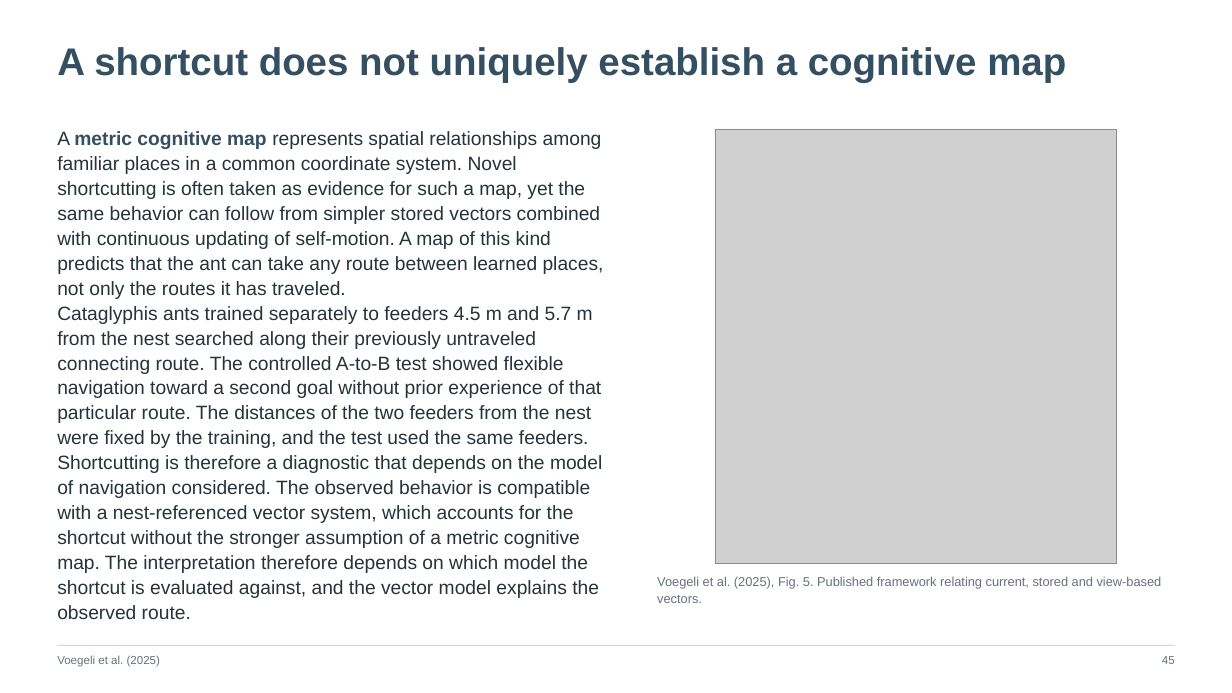
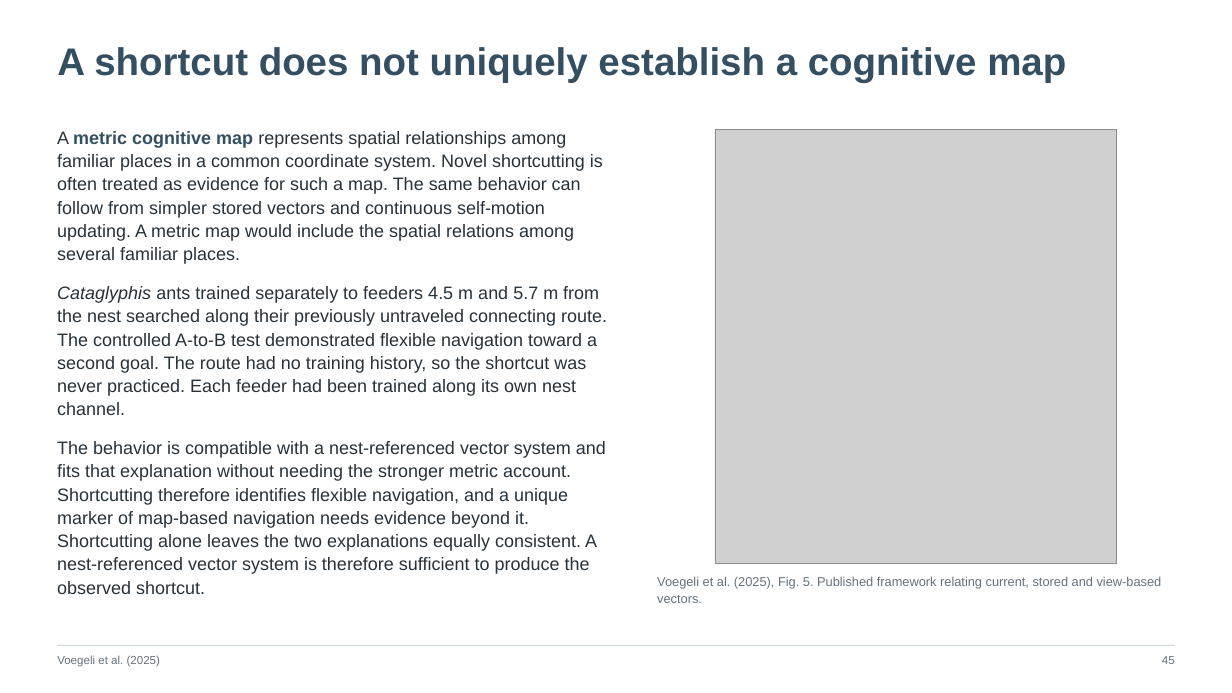
Before and after one commit to jordanxxlopez/NEUROETHOLOGY, a slide deck: slide 59 of scaffolded/Neuroethology_Lecture28_FA2026_SCAFFOLDED.pptx. Drawn at 1232x693 pixels with LibreOffice and Linux fonts; fonts in the diff are those of the drawing; grey boxes stand for pictures. Boxes give left, top, right and bottom in pixels: in the first picture for what was removed or moved away, otherwise in the second. Text is boxed around its words. In the diff, an @@ line names an element or a change of style, - is before the commit and + after.

```diff
--- a/scaffolded/Neuroethology_Lecture28_FA2026_SCAFFOLDED.pptx
+++ b/scaffolded/Neuroethology_Lecture28_FA2026_SCAFFOLDED.pptx
@@ text at (57, 131, 607, 594): text changed; size 15 to 14 pt @@
-A metric cognitive map represents spatial relationships among familiar places in a common coordinate system. Novel shortcutting is often taken as evidence for such a map, yet the same behavior can follow from simpler stored vectors combined with continuous updating of self-motion. A map of this kind predicts that the ant can take any route between learned places, not only the routes it has traveled.
-Cataglyphis ants trained separately to feeders 4.5 m and 5.7 m from the nest searched along their previously untraveled connecting route. The controlled A-to-B test showed flexible navigation toward a second goal without prior experience of that particular route. The distances of the two feeders from the nest were fixed by the training, and the test used the same feeders.
-Shortcutting is therefore a diagnostic that depends on the model of navigation considered. The observed behavior is compatible with a nest-referenced vector system, which accounts for the shortcut without the stronger assumption of a metric cognitive map. The interpretation therefore depends on which model the shortcut is evaluated against, and the vector model explains the observed route.
+A metric cognitive map represents spatial relationships among familiar places in a common coordinate system. Novel shortcutting is often treated as evidence for such a map. The same behavior can follow from simpler stored vectors and continuous self-motion updating. A metric map would include the spatial relations among several familiar places.
+Cataglyphis ants trained separately to feeders 4.5 m and 5.7 m from the nest searched along their previously untraveled connecting route. The controlled A-to-B test demonstrated flexible navigation toward a second goal. The route had no training history, so the shortcut was never practiced. Each feeder had been trained along its own nest channel.
+The behavior is compatible with a nest-referenced vector system and fits that explanation without needing the stronger metric account. Shortcutting therefore identifies flexible navigation, and a unique marker of map-based navigation needs evidence beyond it. Shortcutting alone leaves the two explanations equally consistent. A nest-referenced vector system is therefore sufficient to produce the observed shortcut.
```
Also in this commit, not shown: 55 other slides changed, 3 slides added, 3 slides removed, 3 other files.
